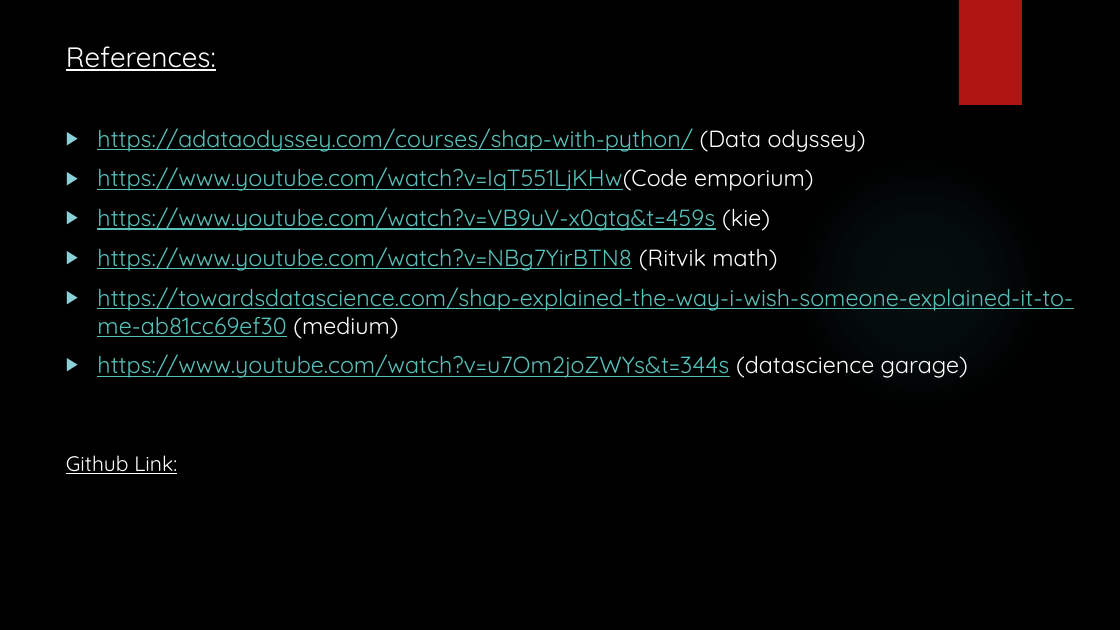
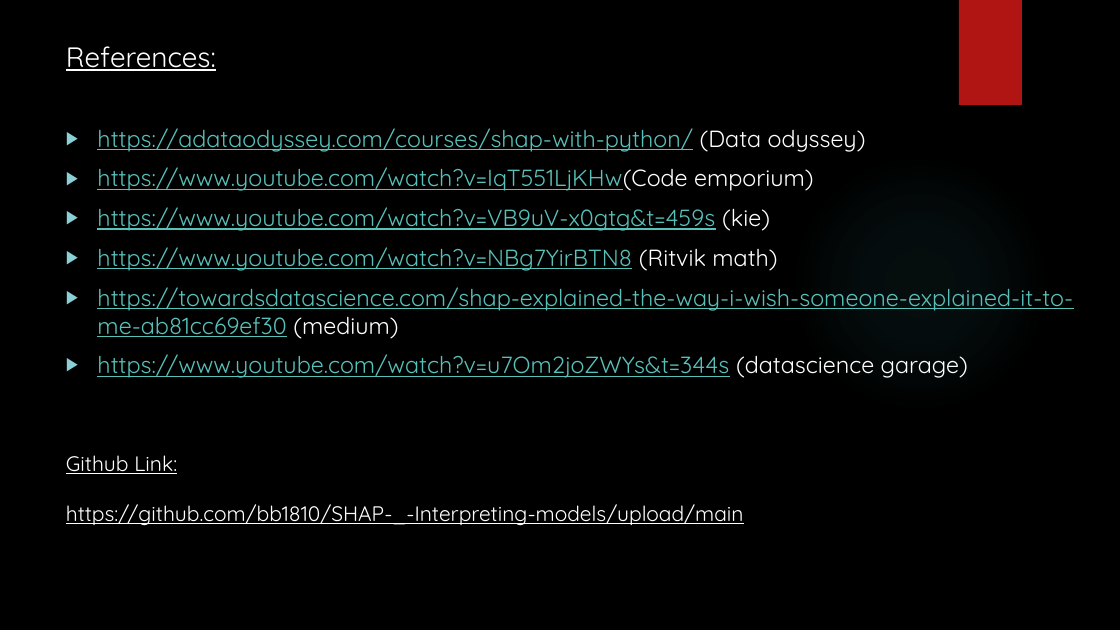
Before and after one commit to bb1810/SHAP-_-Interpreting-models, a slide deck: slide 9 of Shap ppt.pptx. Drawn at 1120x630 pixels with LibreOffice and Linux fonts; fonts in the diff are those of the drawing; background and template pictures are left out. Boxes give left, top, right and bottom in pixels: in the first picture for what was removed or moved away, otherwise in the second. Text is boxed around its words. In the diff, an @@ line names an element or a change of style, - is before the commit and + after.

```diff
--- a/Shap ppt.pptx
+++ b/Shap ppt.pptx
@@ text at bbox=[66, 504, 744, 526]: paragraph added @@
+https://github.com/bb1810/SHAP-_-Interpreting-models/upload/main
```
Also in this commit, not shown: 1 other slide changed.
